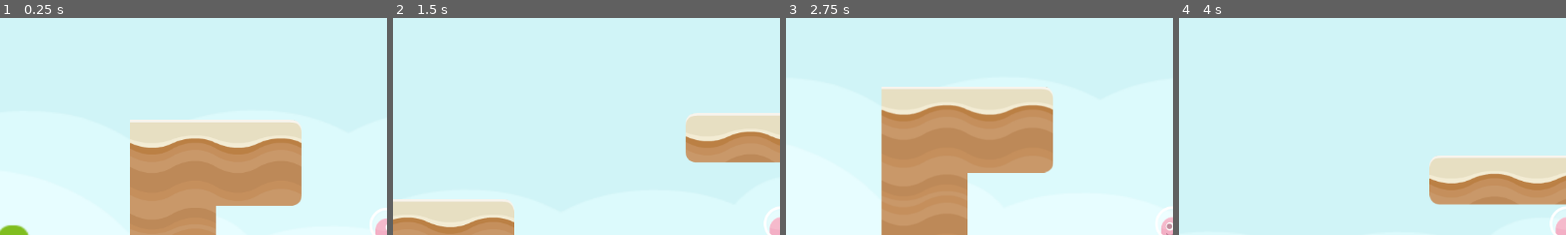
Above: before the commit, frames 1-4 (left to right).
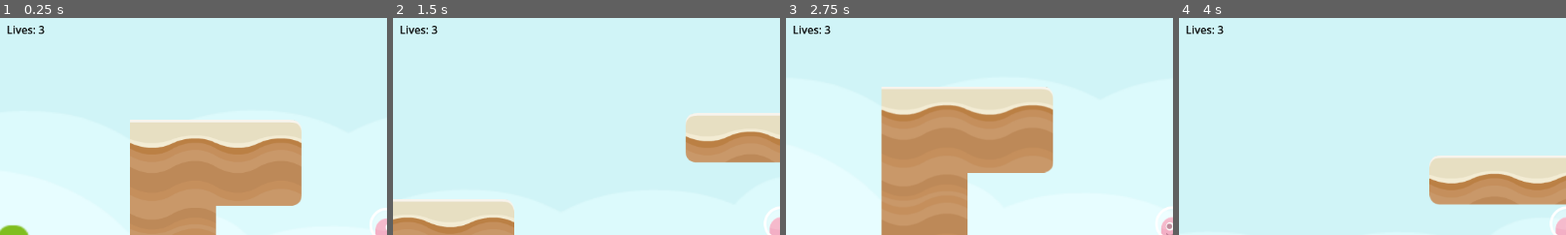
Above: after the commit, the same moments.

Repository: YosuaChrialMartono/tutorial-4-gamedev
Game: Godot game, scene res://scenes/Level2.tscn
Same seed, same stepped clock (60 frames per second), same inputs: the game is played once before the commit and once after it. This scene is started directly instead of the project's main scene.
Inputs:
- Up to frame 1 (0.25 s): no input
- Up to frame 2 (1.5 s): hold Right (right) from 0.53 s (still down); tap Space (jump) at 0.77 s
- Up to frame 3 (2.75 s): tap Space (jump) at 1.52 s; release Right (right) at 2.03 s; hold A (left) from 2.03 s (still down)
- Up to frame 4 (4 s): release A (left) at 2.78 s; hold Right (right) from 2.78 s (still down); tap Space (jump) at 3.02, 3.77 s
The pictures show only the part of the screen within x 0-50%, y 1-51%; the shares and areas given below are measured in that part.

The runs differ from the first frame. In frame 1, 0.2% of the frame differs, in the area x 1-12%, y 3-8%; in frame 2, 0.2%; in frame 3, 0.2%; in frame 4, 0.2%.

Commit message:
Finish tutorial 6

Diff:
--- a/scenes/Level2.tscn
+++ b/scenes/Level2.tscn
@@ -8,6 +8,7 @@
 [ext_resource type="Texture2D" uid="uid://b01y2s6ghnd3g" path="res://assets/kenney_platformerpack/PNG/Items/flagRed1.png" id="5_7pik6"]
 [ext_resource type="Script" path="res://scripts/Spawner.gd" id="7_mqxcg"]
 [ext_resource type="PackedScene" uid="uid://ba10or6yb8get" path="res://scenes/SlimeBlue.tscn" id="8_dr3mp"]
+[ext_resource type="PackedScene" uid="uid://d05hb5a4yhm7f" path="res://scenes/Life Counter.tscn" id="9_alonb"]
 
 [sub_resource type="TileSetAtlasSource" id="TileSetAtlasSource_606f7"]
 texture = ExtResource("2_8knmq")
@@ -100,5 +101,9 @@
 script = ExtResource("7_mqxcg")
 obstacle = ExtResource("8_dr3mp")
 
+[node name="CanvasLayer" type="CanvasLayer" parent="."]
+
+[node name="LifeCounter" parent="CanvasLayer" instance=ExtResource("9_alonb")]
+
 [editable path="FlagWin/AreaTrigger"]
 [editable path="AreaTrigger"]
Not shown: 1 places in scenes/Level2.tscn that only renumber resources
Not shown, changed: README.md
